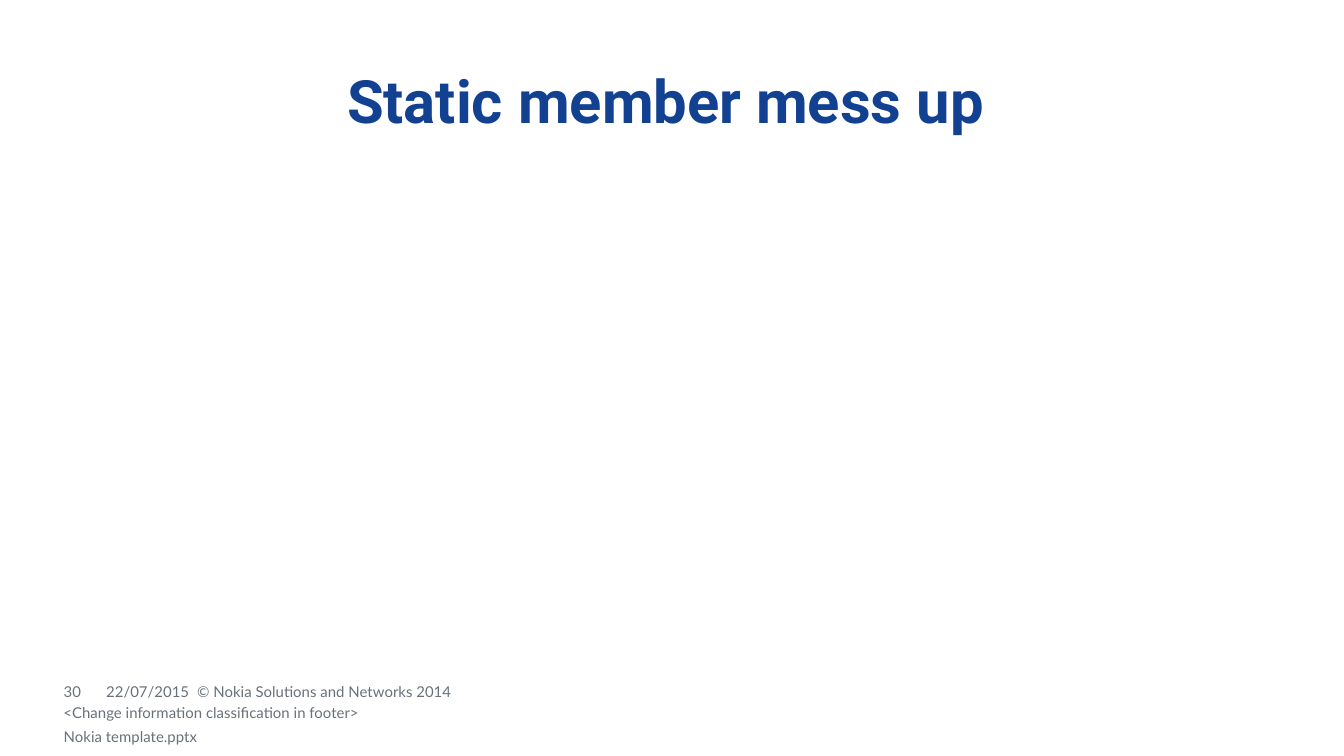
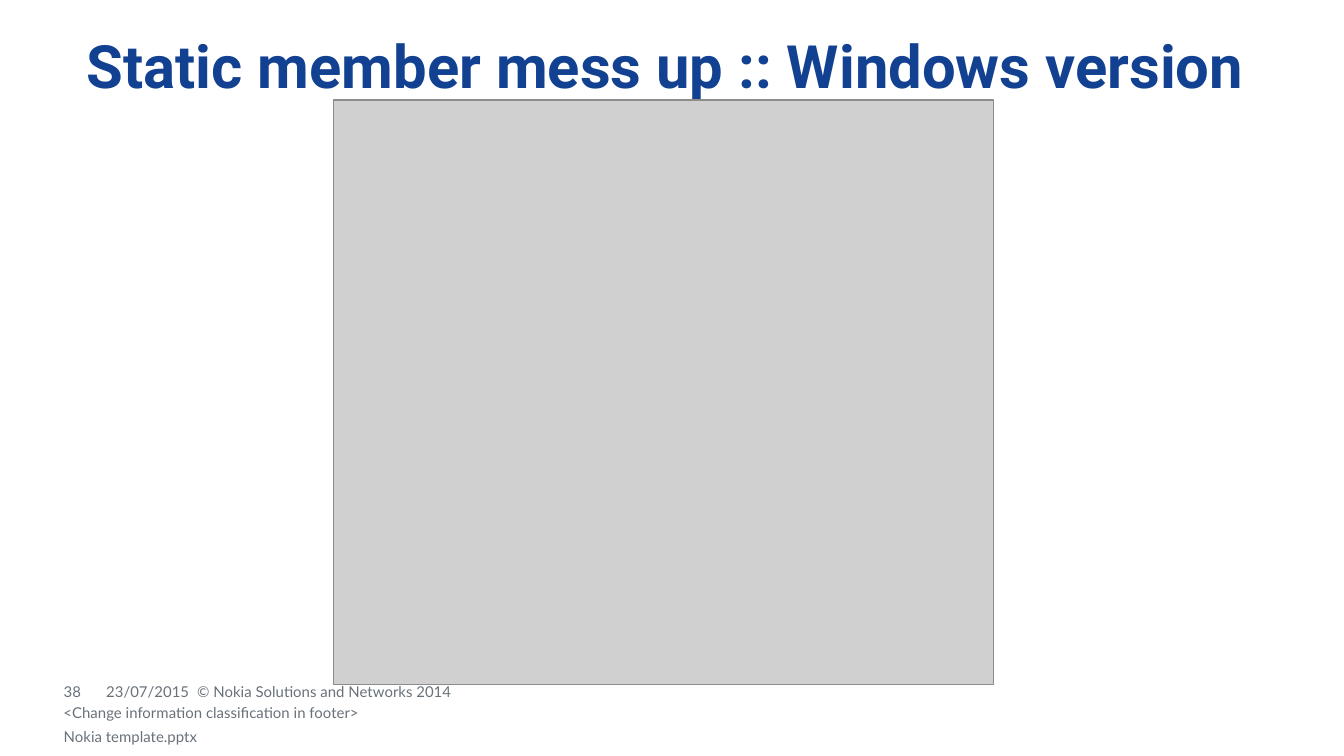
Before and after one commit to dendibakh/Linker, a slide deck: slide 38 of Diving into C++ linker.pptx (slide 30 before the commit). Drawn at 1344x756 pixels with LibreOffice and Linux fonts; fonts in the diff are those of the drawing; grey boxes stand for pictures; background and template pictures are left out. Boxes give left, top, right and bottom in pixels: in the first picture for what was removed or moved away, otherwise in the second. Text is boxed around its words. In the diff, an @@ line names an element or a change of style, - is before the commit and + after.

Commit message:
Added some pictures. Addede StaticMemberMessUp example.

```diff
--- a/Diving into C++ linker.pptx
+++ b/Diving into C++ linker.pptx
@@ title at (87, 43, 1243, 103): text changed @@
-Static member mess up
+Static member mess up :: Windows version
@@ picture added at (333, 99, 993, 684) @@
@@ page number at (64, 686, 81, 697): text changed @@
-30
+38
@@ text at (106, 686, 189, 698): text changed @@
-22/07/2015
+23/07/2015
```
Also in this commit, not shown: 31 other slides changed, 16 slides added, 1 slide removed, 8 other files.
